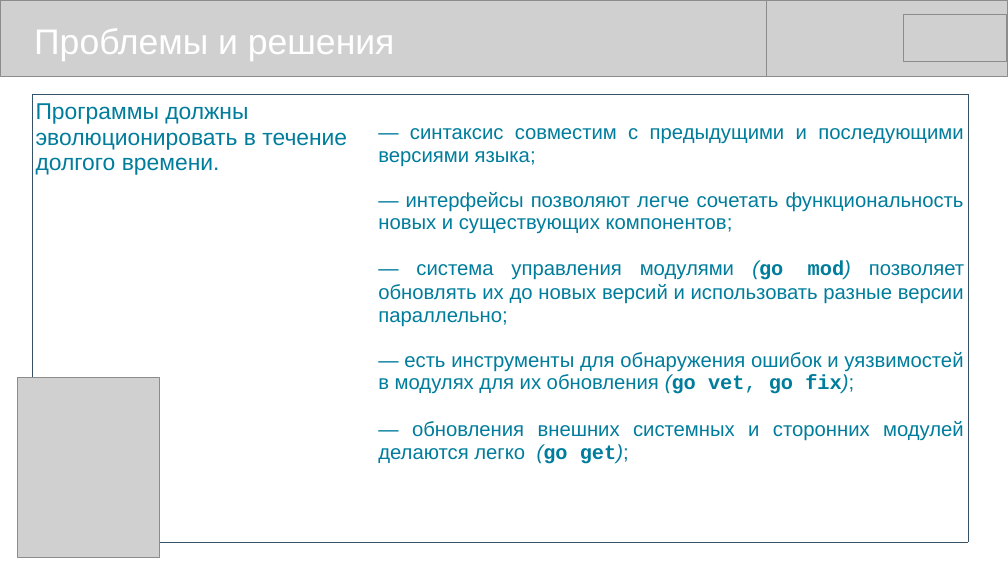
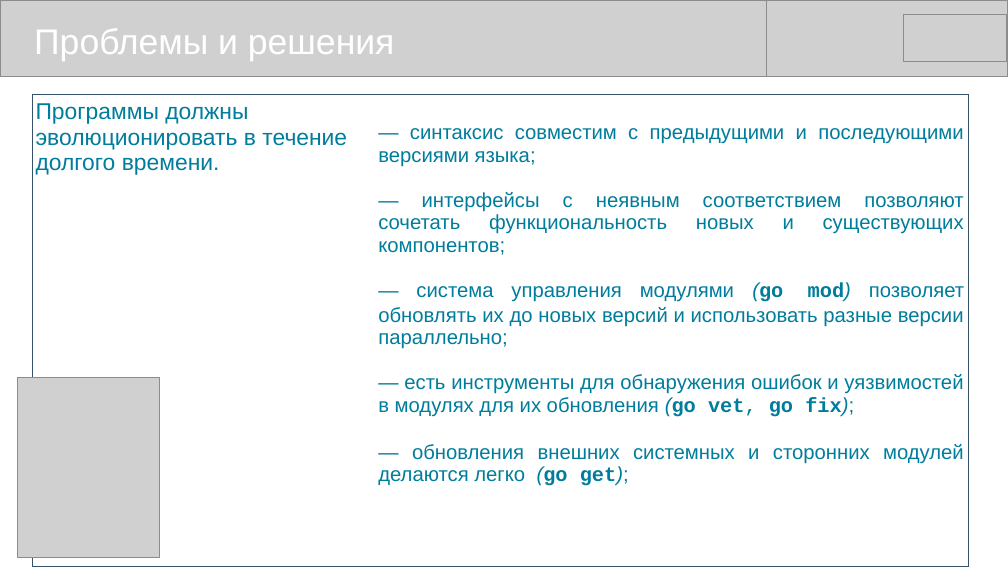
Before and after one commit to mike-shock/Go_language, a slide deck: slide 10 of view/Go_View.odp. Drawn at 1008x567 pixels with LibreOffice and Linux fonts; fonts in the diff are those of the drawing; grey boxes stand for pictures. Boxes give left, top, right and bottom in pixels: in the first picture for what was removed or moved away, otherwise in the second. Text is boxed around its words. In the diff, an @@ line names an element or a change of style, - is before the commit and + after.

```diff
--- a/view/Go_View.odp
+++ b/view/Go_View.odp
@@ table at <box>32,94,969,536</box> @@
-row 1, column 2: — синтаксис совместим с предыдущими и последующими версиями языка; / — интерфейсы позволяют легче сочетать функциональность новых и существующих компонентов; / — система управления модулями (go mod) позволяет обновлять их до новых версий и использовать разные версии параллельно; / — есть инструменты для обнаружения ошибок и уязвимостей в модулях для их обновления (go vet, go fix); / — обновления внешних системных и сторонних модулей делаются легко (go get);
+row 1, column 2: — синтаксис совместим с предыдущими и последующими версиями языка; / — интерфейсы с неявным соответствием позволяют сочетать функциональность новых и существующих компонентов; / — система управления модулями (go mod) позволяет обновлять их до новых версий и использовать разные версии параллельно; / — есть инструменты для обнаружения ошибок и уязвимостей в модулях для их обновления (go vet, go fix); / — обновления внешних системных и сторонних модулей делаются легко (go get);
```
Also in this commit, not shown: 2 other slides changed, 4 other files.
